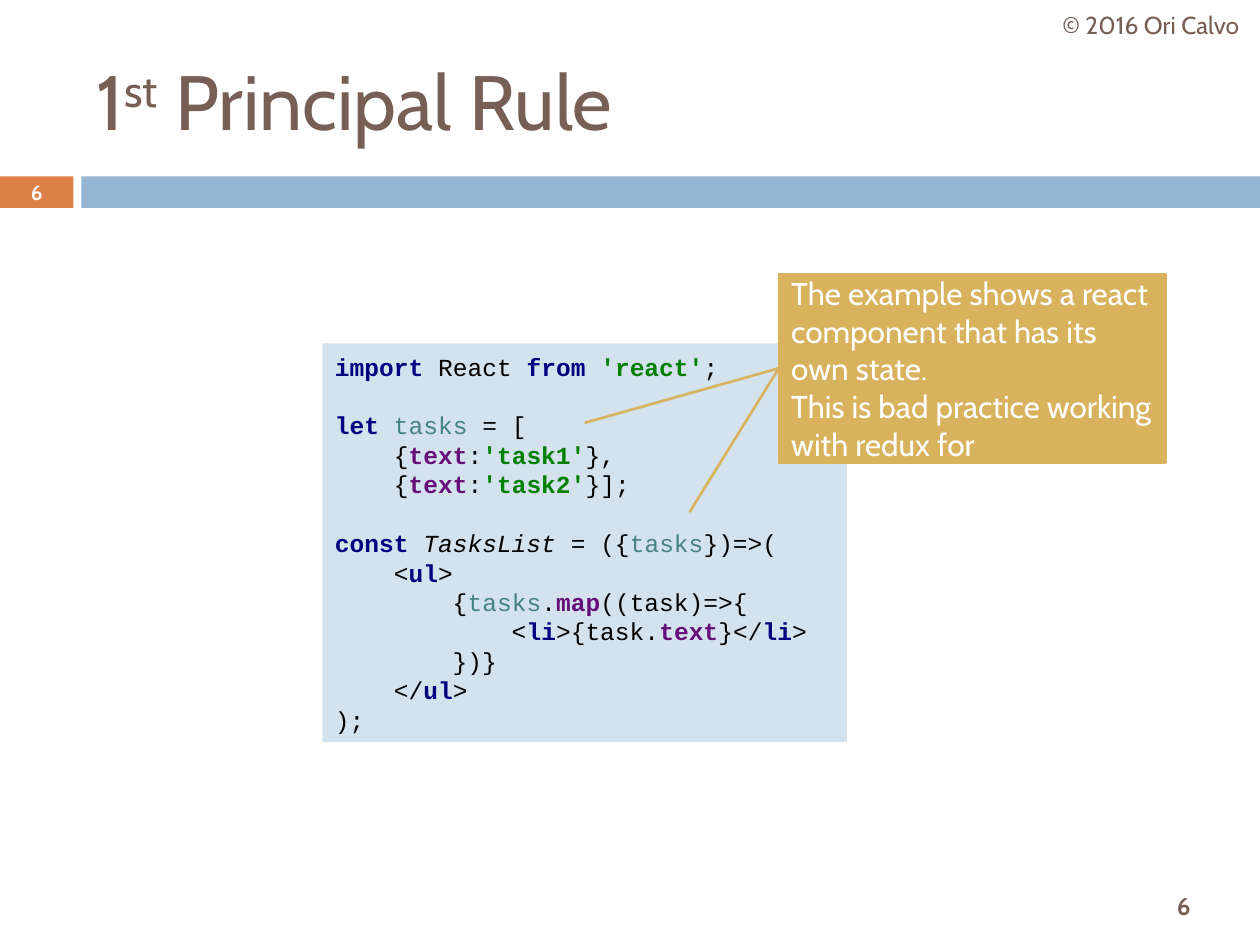
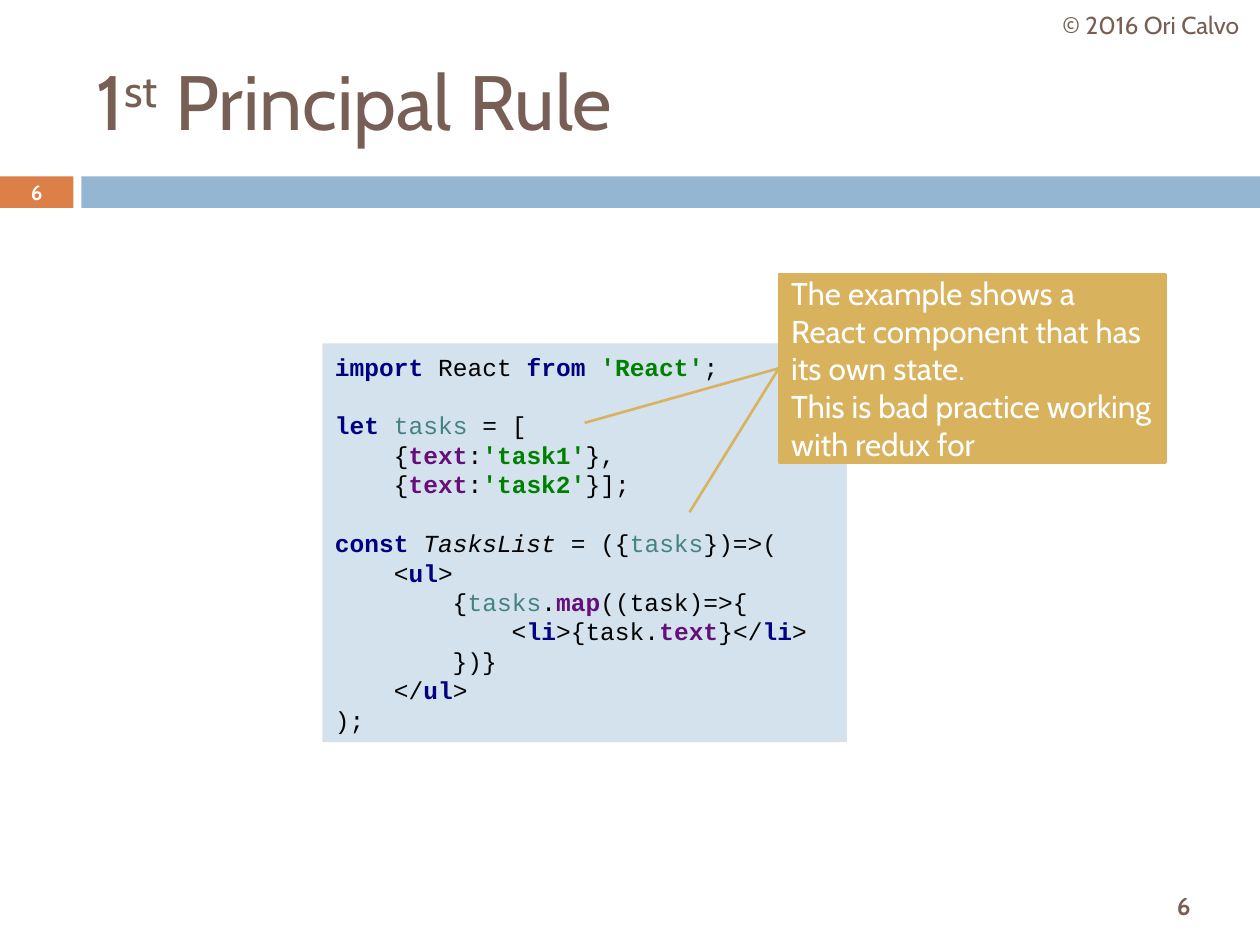
Before and after one commit to oricalvo/course-redux, a slide deck: slide 6 of Redux.pptx. Drawn at 1260x945 pixels with LibreOffice and Linux fonts; fonts in the diff are those of the drawing. Boxes give left, top, right and bottom in pixels: in the first picture for what was removed or moved away, otherwise in the second. Text is boxed around its words. In the diff, an @@ line names an element or a change of style, - is before the commit and + after.

```diff
--- a/Redux.pptx
+++ b/Redux.pptx
@@ text in rectangle at [791,281,1141,381]: text changed @@
-The example shows a react component that has its own state.
+The example shows a React component that has its own state.
@@ text in rectangle at [335,358,807,700]: text changed @@
-import React from 'react';
-let tasks = [
-{text:'task1'},
-{text:'task2'}];
-const TasksList = ({tasks})=>(
-<ul>
-{tasks.map((task)=>{
-<li>{task.text}</li>
-})}
-</ul>
-);
+import React from 'React';
+let tasks = [
+{text:'task1'},
+{text:'task2'}];
+const TasksList = ({tasks})=>(
+<ul>
+{tasks.map((task)=>{
+<li>{task.text}</li>
+})}
+</ul>
+);
```
Also in this commit, not shown: 8 other slides changed, 16 slides added.
